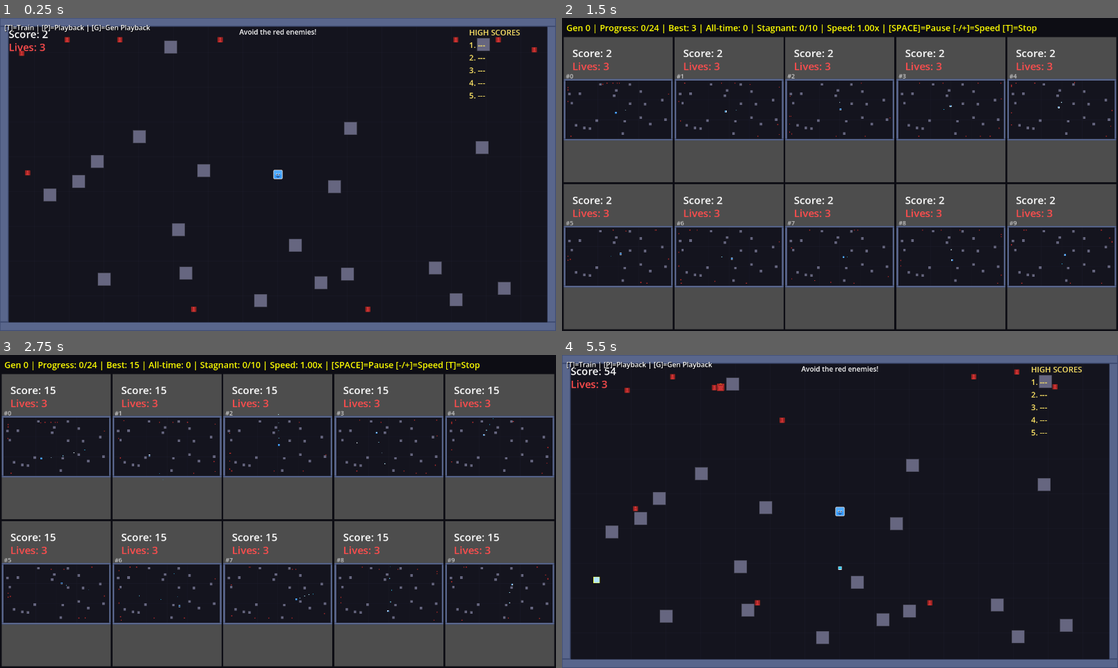
Above: before the commit, frames 1-4 (two rows, left to right).
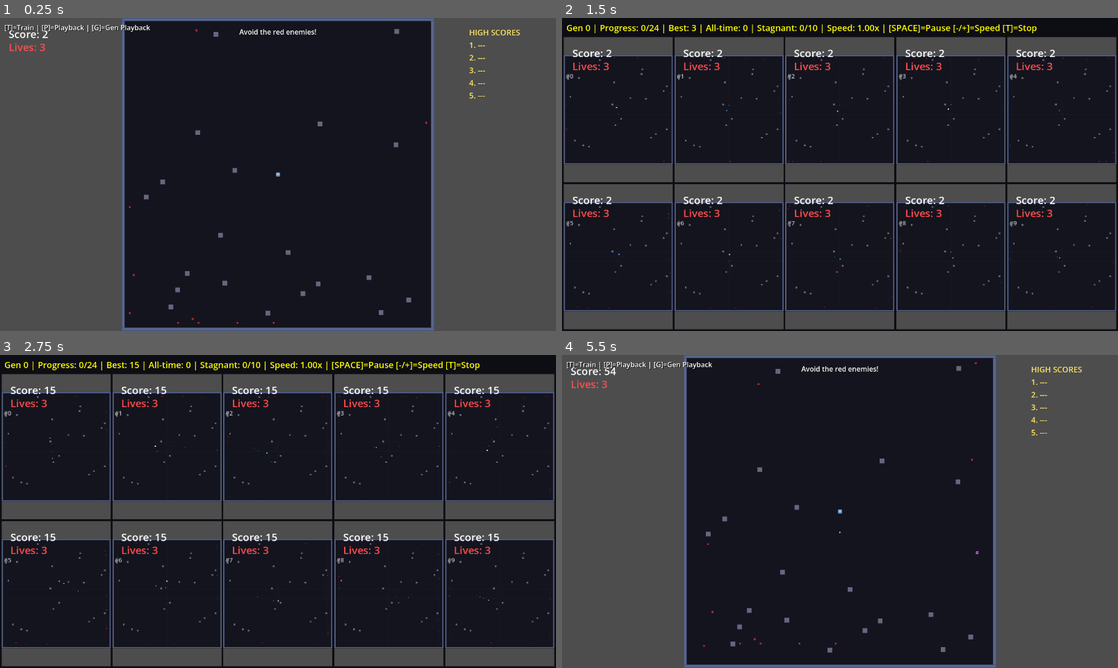
Above: after the commit, the same moments.

Repository: aryavolkan/evolve
Game: Godot game, scene res://main.tscn
The game is run twice, just before and just after one commit, with the same random seed, the same clock (stepped at 60 frames per second) and the same inputs.
Inputs:
- Up to frame 1 (0.25 s): no input
- Up to frame 2 (1.5 s): tap Enter (ui_accept) at 0.5, 0.77 s; hold D (shoot_right) 0.53-1.28 s; hold T 0.53-1.28 s; hold S (shoot_down) from 1.28 s (still down); tap Shift at 1.35 s
- Up to frame 3 (2.75 s): tap Enter (ui_accept) at 1.52 s; release S (shoot_down) at 2.03 s; hold D (shoot_right) from 2.03 s (still down); hold P from 2.03 s (still down)
- Up to frame 4 (5.5 s): release D (shoot_right) at 2.78 s; release P at 2.78 s; hold W (shoot_up) 2.78-3.53 s; tap H at 2.85 s; tap Enter (ui_accept) at 3.02, 3.5, 3.77, 4.52, 5 s; hold G 3.53-4.28 s; hold A (shoot_left) 3.53-5.03 s; tap Space at 4.35 s; hold S (shoot_down) from 5.03 s (still down); hold T from 5.03 s (still down)

The runs differ from the first frame. In frame 1, 48% of the frame differs, in the area x 0-100%, y 0-100%; in frame 2, 33%; in frame 3, 33%; in frame 4, 48%.

Commit message:
Increase arena to 3840x3840 square
- Change arena from 2560x1440 rectangle to 3840x3840 square
- Update all preset event generation coordinates
- Increase sensor ray length to 2800 for larger arena

Co-Authored-By: Claude Opus 4.5 <noreply@anthropic.com>

Diff:
--- a/ai/sensor.gd
+++ b/ai/sensor.gd
@@ -4,7 +4,7 @@
 ## Casts rays around the player to detect enemies, obstacles, and power-ups.
 
 const NUM_RAYS: int = 16
-const RAY_LENGTH: float = 1500.0  # Long enough to span most of 2560x1440 arena
+const RAY_LENGTH: float = 2800.0  # Long enough to span 3840x3840 square arena diagonal
 const INPUTS_PER_RAY: int = 5  # (enemy_dist, enemy_type, obstacle_dist, powerup_dist, wall_dist)
 
 # Total inputs: rays + player state
@@ -14,8 +14,8 @@
 const TOTAL_INPUTS: int = NUM_RAYS * INPUTS_PER_RAY + PLAYER_STATE_INPUTS
 
 # Arena bounds
-const ARENA_WIDTH: float = 2560.0
-const ARENA_HEIGHT: float = 1440.0
+const ARENA_WIDTH: float = 3840.0
+const ARENA_HEIGHT: float = 3840.0
 var arena_bounds: Rect2 = Rect2(40, 40, ARENA_WIDTH - 80, ARENA_HEIGHT - 80)
 
 var player: CharacterBody2D
--- a/main.gd
+++ b/main.gd
@@ -32,9 +32,9 @@
 const MAX_HIGH_SCORES: int = 5
 const SAVE_PATH: String = "user://highscores.save"
 
-# Arena configuration - large arena (2x viewport size, zoomed out to fit)
-const ARENA_WIDTH: float = 2560.0   # 2x viewport width
-const ARENA_HEIGHT: float = 1440.0  # 2x viewport height
+# Arena configuration - large square arena
+const ARENA_WIDTH: float = 3840.0   # 3x viewport width
+const ARENA_HEIGHT: float = 3840.0  # Square arena
 const ARENA_WALL_THICKNESS: float = 40.0
 const ARENA_PADDING: float = 100.0  # Safe zone from walls for spawning
 
@@ -110,14 +110,14 @@
 	var obstacles: Array = []
 	var enemy_spawns: Array = []
 
-	# Generate obstacle positions
-	var arena_center = Vector2(2560 / 2, 1440 / 2)
+	# Generate obstacle positions (3840x3840 square arena)
+	var arena_center = Vector2(3840 / 2, 3840 / 2)
 	var spawned_positions: Array = []
 	for i in range(20):  # OBSTACLE_COUNT
 		for attempt in range(50):
 			var pos = Vector2(
-				randf_range(100, 2560 - 100),
-				randf_range(100, 1440 - 100)
+				randf_range(100, 3740),
+				randf_range(100, 3740)
 			)
 			if pos.distance_to(arena_center) < 250:
 				continue
@@ -141,10 +141,10 @@
 		var edge = randi() % 4
 		var pos: Vector2
 		match edge:
-			0: pos = Vector2(randf_range(100, 2460), 100)  # Top
-			1: pos = Vector2(randf_range(100, 2460), 1340)  # Bottom
-			2: pos = Vector2(100, randf_range(100, 1340))  # Left
-			3: pos = Vector2(2460, randf_range(100, 1340))  # Right
+			0: pos = Vector2(randf_range(100, 3740), 100)  # Top
+			1: pos = Vector2(randf_range(100, 3740), 3740)  # Bottom
+			2: pos = Vector2(100, randf_range(100, 3740))  # Left
+			3: pos = Vector2(3740, randf_range(100, 3740))  # Right
 		enemy_spawns.append({"time": spawn_time, "pos": pos, "type": 0})  # Type 0 = pawn
 
 	# Generate powerup spawn events
@@ -152,8 +152,8 @@
 	var powerup_time: float = 3.0  # First powerup at 3 seconds
 	while powerup_time < 120.0:
 		var pos = Vector2(
-			randf_range(200, 2360),
-			randf_range(200, 1240)
+			randf_range(200, 3640),
+			randf_range(200, 3640)
 		)
 		# Skip if too close to center (player spawn)
 		if pos.distance_to(arena_center) > 200:
